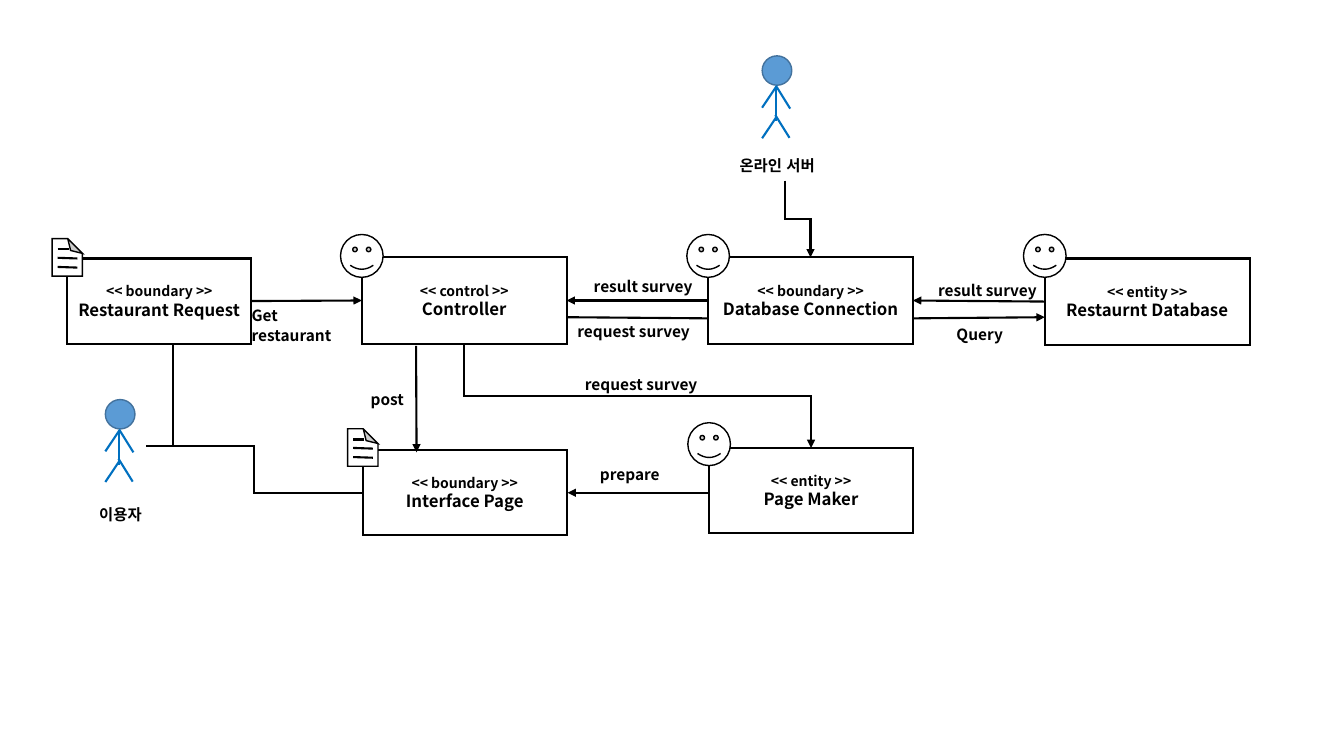
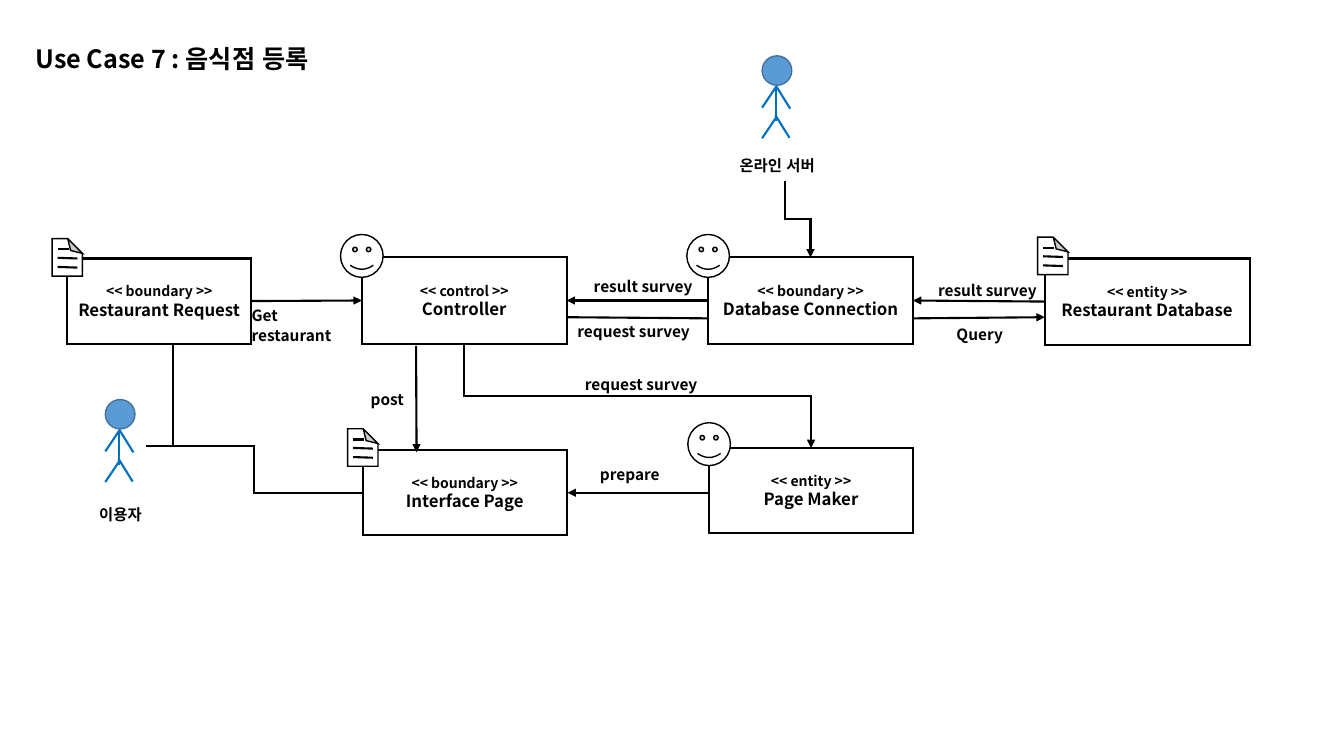
Before and after one commit to CleanCode6/CAU_Restaurant_Guide, a slide deck: slide 7 of Domain_model/DomainModel_통일화.pptx. Drawn at 1344x756 pixels with LibreOffice and Linux fonts; fonts in the diff are those of the drawing. Boxes give left, top, right and bottom in pixels: in the first picture for what was removed or moved away, otherwise in the second. Text is boxed around its words. In the diff, an @@ line names an element or a change of style, - is before the commit and + after.

```diff
--- a/Domain_model/DomainModel_통일화.pptx
+++ b/Domain_model/DomainModel_통일화.pptx
@@ text added at (35,47,308,71), 18 pt, text #000000, bold @@
+Use Case 7 : 음식점 등록
@@ smiley face removed at (1023,235,1066,278) @@
@@ group added at (1037,237,1068,274): 3 lines, 1 folded corner @@
@@ text in rectangle at (1061,299,1233,317): text changed @@
-Restaurnt Database
+Restaurant Database
```
Also in this commit, not shown: 9 other slides changed.
